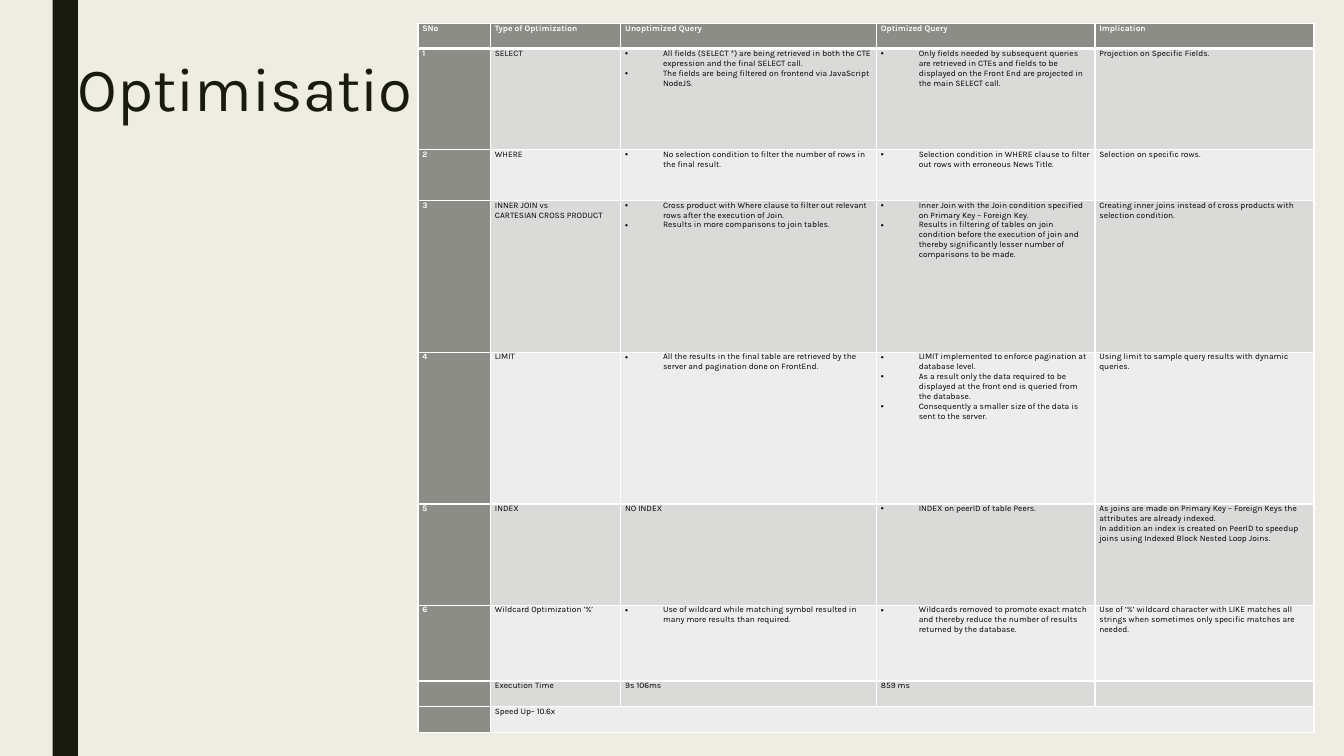
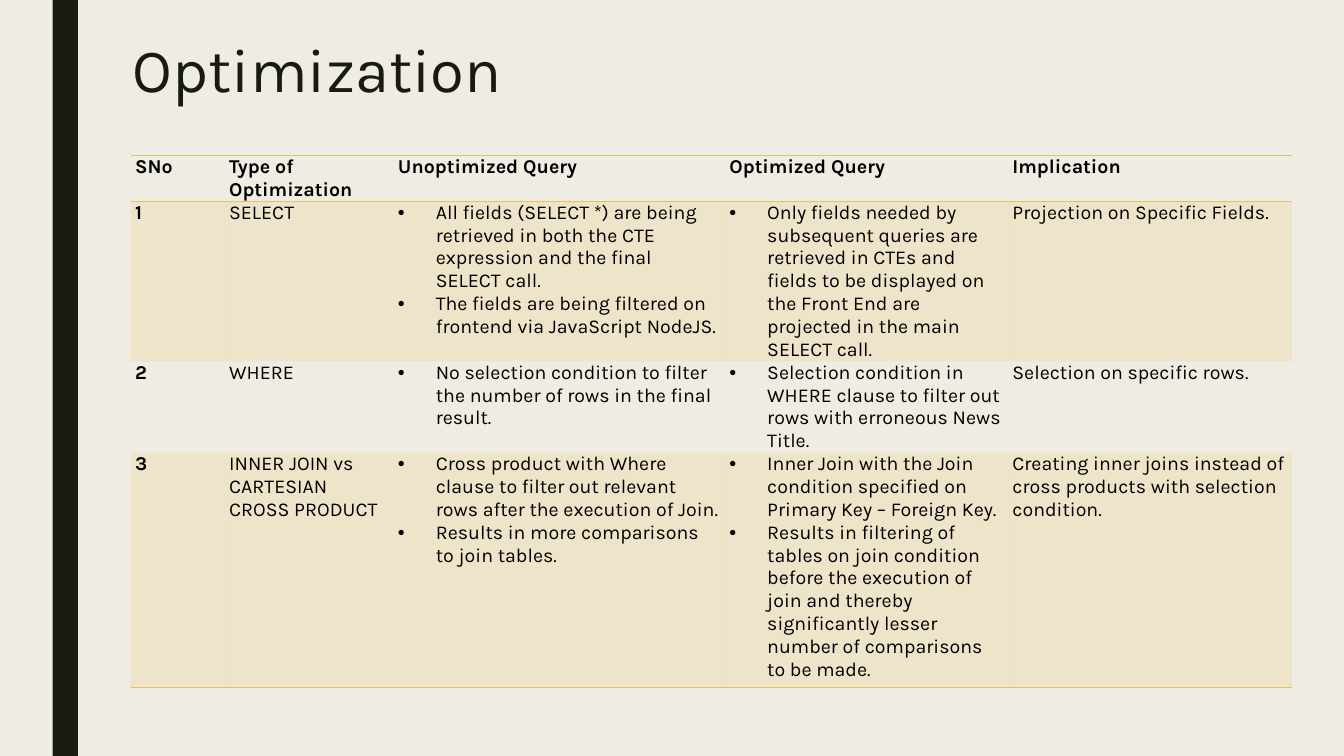
Before and after one commit to ShrivatsAgrawal/CIS550_Project_OPUS, a slide deck: slide 14 of Docs/finalcis550project.pptx. Drawn at 1344x756 pixels with LibreOffice and Linux fonts; fonts in the diff are those of the drawing. Boxes give left, top, right and bottom in pixels: in the first picture for what was removed or moved away, otherwise in the second. Text is boxed around its words. In the diff, an @@ line names an element or a change of style, - is before the commit and + after.

```diff
--- a/Docs/finalcis550project.pptx
+++ b/Docs/finalcis550project.pptx
@@ title at (x1=133, y1=49, x2=501, y2=107): text changed @@
-Optimisation
+Optimization
@@ table at (x1=131, y1=155, x2=1294, y2=689) @@
-row 5: 4 | LIMIT | All the results in the final table are retrieved by the server and pagination done on FrontEnd. | LIMIT implemented to enforce pagination at database level. / As a result only the data required to be displayed at the front end is queried from the database. / Consequently a smaller size of the data is sent to the server. | Using limit to sample query results with dynamic queries.
-row 6: 5 | INDEX | NO INDEX | INDEX on peerID of table Peers. | As joins are made on Primary Key – Foreign Keys the attributes are already indexed. / In addition an index is created on PeerID to speedup joins using Indexed Block Nested Loop Joins.
-row 7: 6 | Wildcard Optimization ‘%’ | Use of wildcard while matching symbol resulted in many more results than required. | Wildcards removed to promote exact match and thereby reduce the number of results returned by the database. | Use of ‘%’ wildcard character with LIKE matches all strings when sometimes only specific matches are needed.
-row 8:  | Execution Time | 9s 106ms | 859 ms | 
-row 9:  | Speed Up– 10.6x |  |  | 
@@ table resized from (x1=418, y1=23, x2=1315, y2=733) to (x1=131, y1=155, x2=1294, y2=689) @@
```
Also in this commit, not shown: 5 other slides changed, 3 slides added, 2 slides removed.
